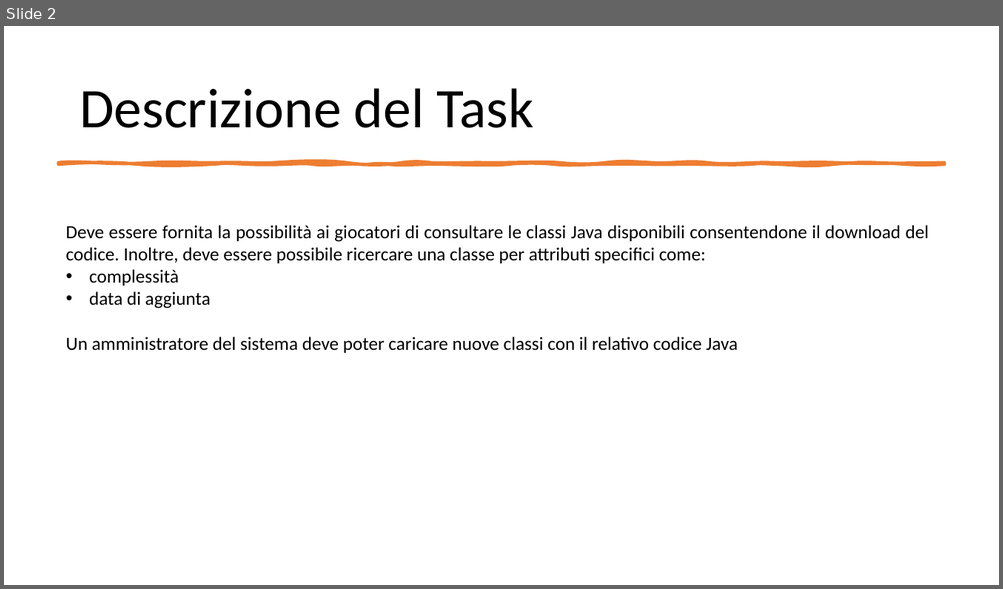
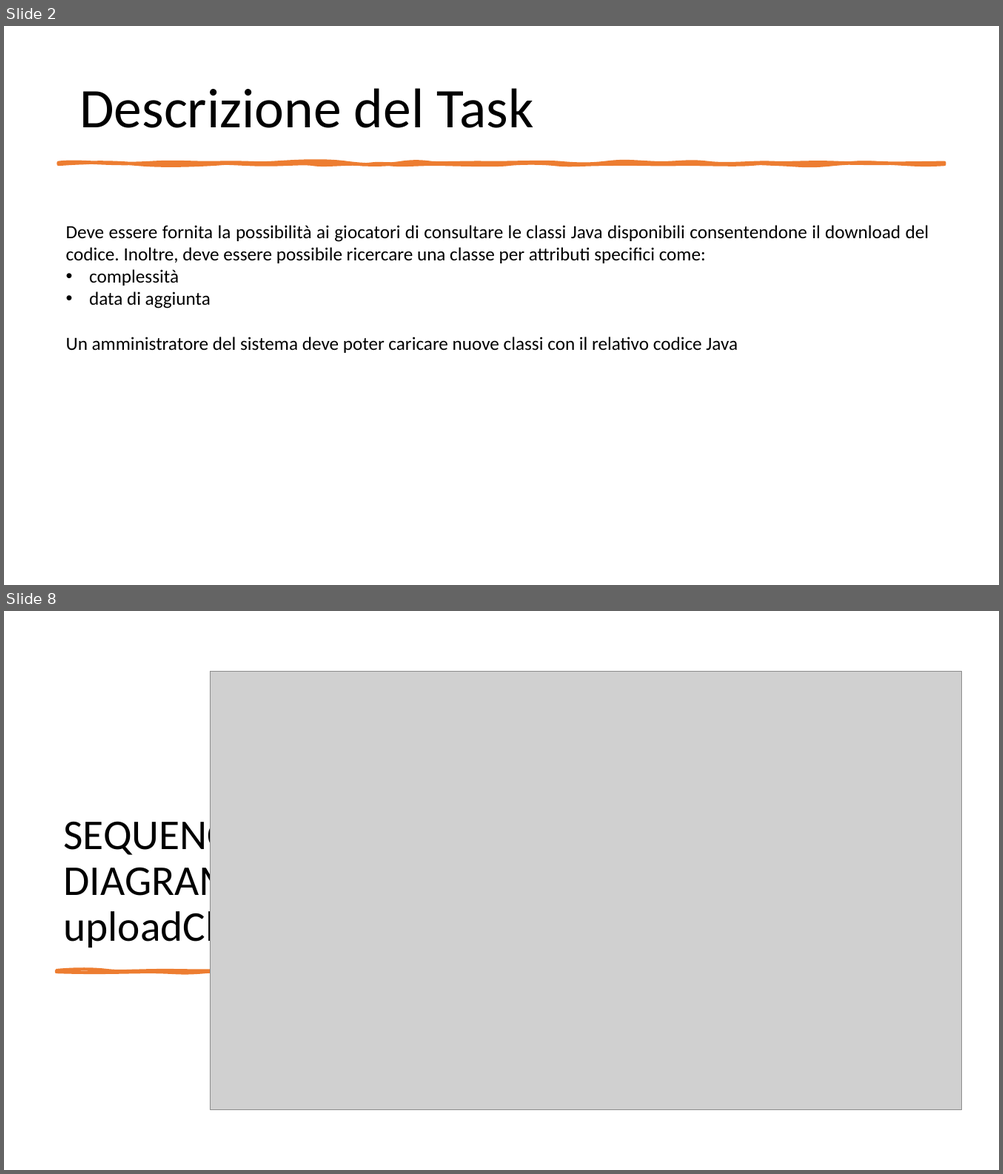
Before and after one commit to Testing-Game-SAD-2023/T1-G20, a slide deck: Pres_G20_T1_IT3.pptx. Shown one above the other, each under a label of ours: slide 2 before the commit, slides 2 and 8 after it; the slides between them are not shown. The pictures are 1003x589 and 1003x1174 pixels, drawn with LibreOffice and Linux fonts; fonts in the diff are those of the drawing; grey boxes stand for pictures. Boxes give left, top, right and bottom in pixels: in the first picture for what was removed or moved away, otherwise in the second. Text is boxed around its words. In the diff, an @@ line names an element or a change of style, - is before the commit and + after.

```diff
--- a/Pres_G20_T1_IT3.pptx
+++ b/Pres_G20_T1_IT3.pptx
@@ slide 8 added at (x1=4, y1=611, x2=999, y2=1170), background #FFFFFF @@
@@ picture added at (x1=210, y1=672, x2=962, y2=1111) @@
@@ title added at (x1=64, y1=815, x2=317, y2=951), 41 pt, text #000000 @@
+SEQUENCE DIAGRAM - uploadClassUT
@@ freeform shape added at (x1=57, y1=971, x2=322, y2=972), fill #ED7D31, outline #ED7D31 3 pt @@
```
Also in this commit, not shown: 5 slides changed, 4 other slides added.
